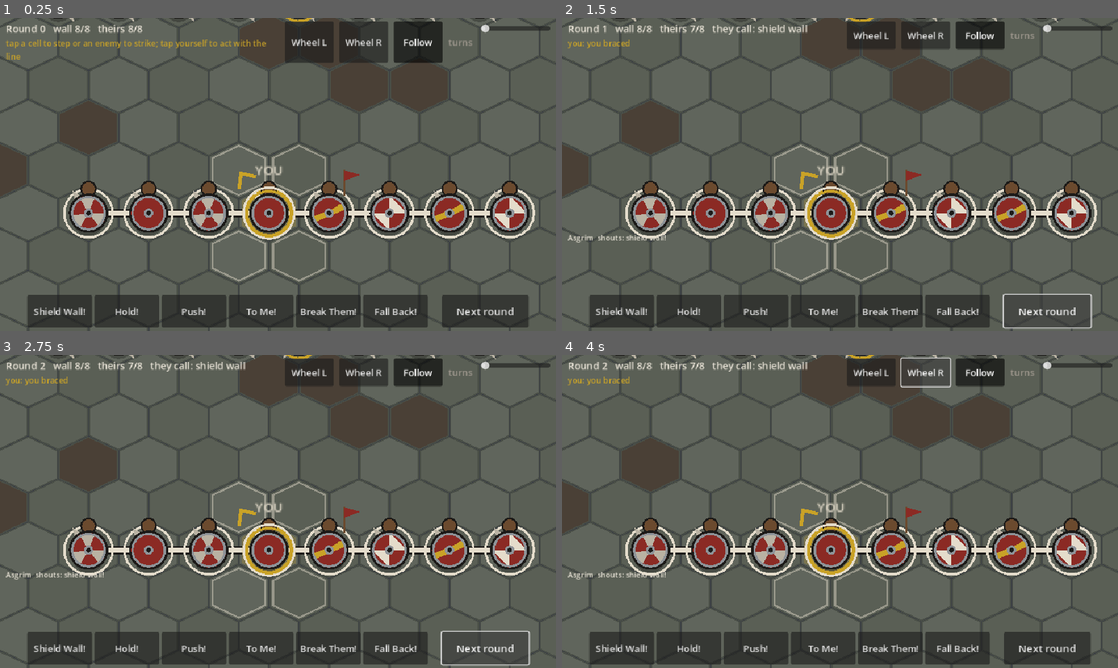
Above: before the commit, frames 1-4 (two rows, left to right).
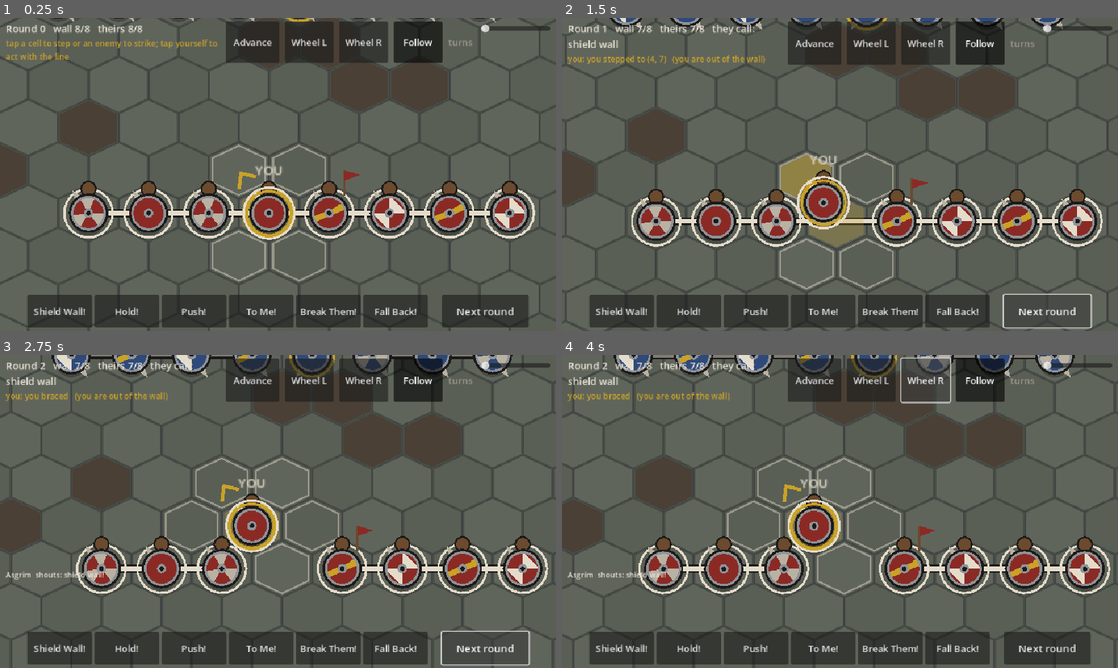
Above: after the commit, the same moments.

Repository: UnlikelyContact/Ringgiver
Game: Godot game, scene res://view/main.tscn
Same seed, same stepped clock (60 frames per second), same inputs: the game is played once before the commit and once after it.
Inputs (mouse positions are in pixels of both pictures, inside the frame that each line leads up to):
- Up to frame 1 (0.25 s): no input
- Up to frame 2 (1.5 s): click (812, 43) at 0.5 s, where only the run after the commit has a clickable "Advance"; click "Next round" at 1.25 s
- Up to frame 3 (2.75 s): click "Next round" at 2 s
- Up to frame 4 (4 s): click "Wheel L" at 2.75 s; click "Wheel R" at 3.5 s

The runs differ from the first frame. In frame 1, 1.4% of the frame differs, in the area x 1-51%, y 1-15%; in frame 2, 21%; in frame 3, 27%, in the area x 0-100%, y 0-100%; in frame 4, 27%.

Commit message:
Walls advance square to themselves (alternating hex steps), the push moves a line as a line, Advance button
Co-Authored-By: Claude Fable 5.1 <noreply@anthropic.com>
Claude-Session: https://claude.ai/code/session_01P5EsvQHo48suzdDpxkAELG

Diff:
--- a/game/sim/combat/battle_grid.gd
+++ b/game/sim/combat/battle_grid.gd
@@ -183,6 +183,23 @@
 	return [rotate(facing, 2), rotate(facing, 5)]
 
 
+## The step a wall takes to advance square to its row. No hex direction is
+## perpendicular to a hex row, so "straight" alternates the two directions
+## that straddle the facing; the alternation is keyed on the coordinate that
+## stays constant along the row, so every man in the row steps the same way
+## and each keeps his own column over two steps.
+static func advance_step(pos: Vector2i, facing: Vector2i) -> Vector2i:
+	var row := rotate(facing, 2)
+	var key: int
+	if row.y == 0:
+		key = pos.y  # row runs east-west: r is constant along it
+	elif row.x == 0:
+		key = pos.x  # row runs north-west/south-east: q is constant
+	else:
+		key = pos.x + pos.y  # row runs north-east/south-west: q + r is constant
+	return facing if posmod(key, 2) == 0 else rotate(facing, 1)
+
+
 ## The cell directly behind `w` (for second-rank support).
 func behind(w: Warrior) -> Vector2i:
 	return w.pos - w.facing
--- a/game/sim/combat/decision.gd
+++ b/game/sim/combat/decision.gd
@@ -154,12 +154,13 @@
 		# One direction for the whole line, taken from the leader's position.
 		var anchor := leader if leader != null and leader.is_active() and leader.side == w.side else w
 		# A wall advances the way it faces; without a set wall facing, toward the enemy.
-		var advance := anchor.line_facing if anchor.line_facing != Vector2i.ZERO else _advance_direction(anchor, enemies)
+		var wall := anchor.line_facing if anchor.line_facing != Vector2i.ZERO else _advance_direction(anchor, enemies)
 		if _line_in_contact(grid, w, enemies):
-			return Action.brace(advance)  # the line is engaged: hold it together
+			return Action.brace(wall)  # the line is engaged: hold it together
+		var advance := BattleGrid.advance_step(w.pos, wall)
 		var ahead := w.pos + advance
 		if grid.is_free(ahead):
-			return Action.move_to(ahead, advance)
+			return Action.move_to(ahead, wall)
 		var occ := grid.occupant(ahead)
 		if occ != null and occ.side == w.side:
 			return Action.brace(advance)
--- a/game/sim/combat/push.gd
+++ b/game/sim/combat/push.gd
@@ -73,7 +73,7 @@
 ## actually drives the line forward (concept.md, "Push!").
 static func _advance(grid: BattleGrid, winners: Array[Warrior], losers: Array[Warrior],
 		result: PushResult, log: PackedStringArray) -> void:
-	if losers.is_empty():
+	if losers.is_empty() or (result.shoved.is_empty() and not result.blocked.is_empty()):
 		return
 	for w in winners:
 		if not w.is_active() or w.broken:
@@ -149,6 +149,21 @@
 		result: PushResult, log: PackedStringArray) -> void:
 	var pending: Array[Warrior] = losers.duplicate()
 	pending.sort_custom(func(a: Warrior, b: Warrior) -> bool: return a.id < b.id)
+	# A line gives ground together or not at all: if any man of it has
+	# nowhere to go, the whole line is pressed and holds (and tires).
+	if rules.push_as_a_line and not pending.is_empty():
+		var can_all := true
+		for w: Warrior in pending:
+			var dest: Vector2i = w.pos - w.facing
+			if not grid.is_free(dest):
+				can_all = false
+				break
+		if not can_all:
+			for w: Warrior in pending:
+				w.spend_breath(rules.push_blocked_breath)
+				result.blocked.append(w)
+			log.append("the line is pressed back but holds its ground")
+			return
 	var moved := true
 	while moved:
 		moved = false
--- a/game/sim/combat/rules.gd
+++ b/game/sim/combat/rules.gd
@@ -97,6 +97,8 @@
 ## A push only moves a line when the winner's margin reaches this; smaller
 ## margins are a heave that gains nothing, which keeps lines from dissolving.
 var push_min_margin := 4
+## A losing line gives ground all together or holds; winners follow only when it moved.
+var push_as_a_line := true
 ## Chebyshev radius within which a man sees a friend or foe go down.
 var morale_visible_radius := 3
 ## A man at or below the break threshold rolls 2d6 + Nerve + personality
--- a/game/tests/test_battle_grid.gd
+++ b/game/tests/test_battle_grid.gd
@@ -59,3 +59,23 @@
 	assert_eq(g.behind(w), Vector2i(4, 5))
 	assert_eq(g.adjacent_warriors(w.pos).size(), 2)
 	assert_eq(g.adjacent_warriors(w.pos, 1).size(), 1)
+
+
+func test_advance_step_goes_straight_up_the_field() -> void:
+	# A wall facing north-west along an east-west row: four steps keep the column.
+	var pos := BattleGrid.from_offset(8, 8)
+	var col := BattleGrid.to_offset(pos).x
+	for i in 4:
+		pos += BattleGrid.advance_step(pos, Vector2i(0, -1))
+	assert_eq(BattleGrid.to_offset(pos).x, col, "same column after four steps")
+	assert_eq(BattleGrid.to_offset(pos).y, 4, "four rows up")
+	# Two men on the same row step the same way.
+	var a := BattleGrid.from_offset(5, 8)
+	var b := BattleGrid.from_offset(9, 8)
+	assert_eq(BattleGrid.advance_step(a, Vector2i(0, -1)), BattleGrid.advance_step(b, Vector2i(0, -1)))
+	# A wall facing east (row north-east/south-west) stays on one line too.
+	var e := Vector2i(2, 5)
+	var start := e
+	for i in 4:
+		e += BattleGrid.advance_step(e, Vector2i(1, 0))
+	assert_eq(e - start, Vector2i(2, 2), "two east and two south-east steps")
--- a/game/view/battle_view.gd
+++ b/game/view/battle_view.gd
@@ -57,6 +57,16 @@
 
 func is_manual() -> bool:
 	return pulse_seconds <= 0.0
+
+
+## Steps your man one hex square to the wall; the line forms on where he goes.
+func advance() -> void:
+	if player == null or not player.is_active():
+		return
+	var cell := player.pos + BattleGrid.advance_step(player.pos, player.wall_facing())
+	if battle.grid.is_free(cell):
+		pending_action = Action.move_to(cell, player.wall_facing())
+		queue_redraw()
 
 
 ## Wheels the wall one facing (60 degrees) left or right.
--- a/game/view/hud.gd
+++ b/game/view/hud.gd
@@ -52,6 +52,11 @@
 	you_label.autowrap_mode = TextServer.AUTOWRAP_WORD_SMART
 	you_label.custom_minimum_size = Vector2(200, 0)
 	left.add_child(you_label)
+	var adv := Button.new()
+	adv.text = "Advance"
+	adv.custom_minimum_size = Vector2(92, 40)
+	adv.pressed.connect(func() -> void: view.advance())
+	top.add_child(adv)
 	var wheel_l := Button.new()
 	wheel_l.text = "Wheel L"
 	wheel_l.custom_minimum_size = Vector2(84, 40)
